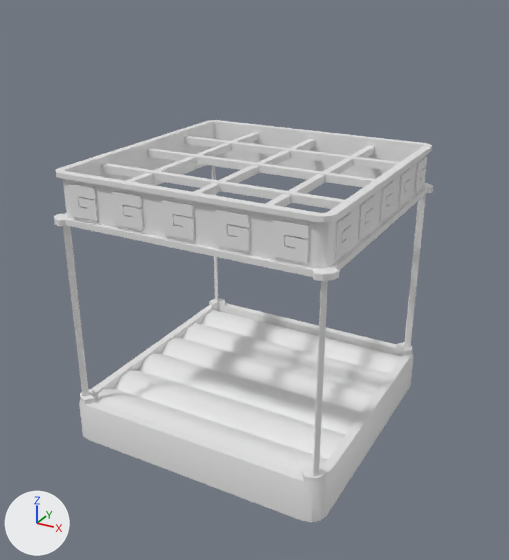
The Blender file Assets/RESOURCES/Models/granja.blend: old version first, new version second.
The view is the same before and after, from a 50 mm camera at (2.38, -4.34, 3.13) aimed at (0.04, -0.1, 1.0). The axes (+X, +Y, +Z) are drawn at lower left. The lights are the same throughout.
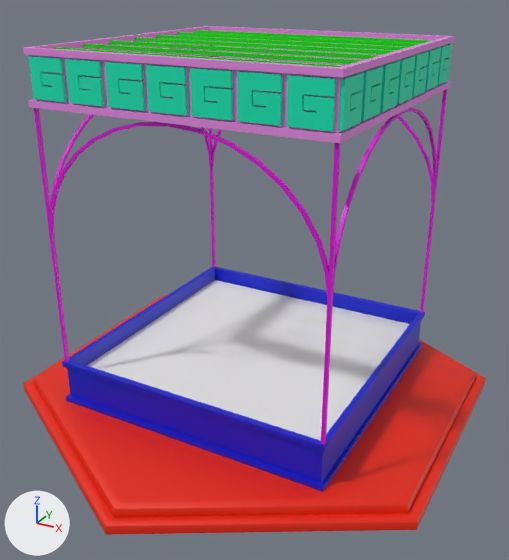
The change, as a diff of the scene's bpy script:
```diff
--- a/Assets/RESOURCES/Models/granja.blend.py
+++ b/Assets/RESOURCES/Models/granja.blend.py
@@ me_cube_002 @@
 # used by ob_cube_001; location = (0.0, 0.0, 1.553); scale = (1.0, 1.0, 0.0547)
-me_cube_002.from_pydata(...)  # 192 vertices, 192 faces; spans x -1.0..1.0, y -1.0..1.0, z -26.4..6.6
+me_cube_002.from_pydata(...)  # 32 vertices, 20 faces; spans x -1.0..1.0, y -1.0..1.0, z 0.5..2.3
+# me_cube_002 part 1: the whole mesh is rebuilt
+me_cube_002.materials.append(mat_tiles)  # pink #db00da
@@ me_plane_001 @@
+me_plane_001.from_pydata([(-1.0, -1.0, 0.36), (1.0, -1.0, 0.36), (-1.0, 1.0, 0.36), (1.0, 1.0, 0.36)], [], [(0, 1, 3, 2)])
+me_plane_001.materials.append(mat_sand)  # white #e7e7e7
@@ ob_cube @@
-ob_cube = bpy.data.objects.new('Cube', me_cube)
@@ ob_plane @@
-ob_plane = bpy.data.objects.new('Plane', me_plane)
@@ ob_cube_001 @@
 ob_cube_001 = bpy.data.objects.new('Cube.001', me_cube_002)
-ob_cube_001.location = (0.0, 0.0, 1.553)
-ob_cube_001.scale = (1.0, 1.0, 0.0547)
+ob_cube_001.location = (0.0, 0.0, 0.0)
@@ ob_cube_022 @@
-ob_cube_022 = bpy.data.objects.new('Cube.022', me_cube_012)
@@ ob_cube_002 @@
-ob_cube_002 = bpy.data.objects.new('Cube.002', me_cube_001)
@@ ob_arch @@
+ob_arch = bpy.data.objects.new('Arch', me_cylinder_025)  # 272 vertices, 260 faces; spans x -1.04..1.04, y -1.04..1.04, z 1.44..2.33; in mat_tiles (pink #db00da)
+ob_arch.location = (0.0, 0.0, 0.0)
@@ ob_roofdetails @@
+ob_roofdetails = bpy.data.objects.new('RoofDetails', me_cylinder_022)  # 56 vertices, 35 faces; spans x -1.02..1.02, y -0.83..0.82, z 2.65..2.68; in mat_fishbowl_001 (green #0be700)
+ob_roofdetails.location = (0.0, 0.0, 0.0)
@@ ob_icons @@
+ob_icons = bpy.data.objects.new('Icons', me_cube_005)  # 672 vertices, 364 faces; spans x -1.06..1.05, y -1.05..1.05, z 2.39..2.64; in mat_icons_001 (cyan #00e7b5)
+ob_icons.location = (0.0, 0.0, 0.0)
@@ ob_roof @@
+ob_roof = bpy.data.objects.new('Roof', me_cube_006)  # 32 vertices, 32 faces; spans x -1.06..1.06, y -1.06..1.06, z 2.33..2.69; in mat_base (pink #e78de6)
+ob_roof.location = (0.0, 0.0, 0.0)
@@ ob_terrain @@
+ob_terrain = bpy.data.objects.new('Terrain', me_plane_001)
+ob_terrain.location = (0.0, 0.0, 0.0)
@@ ob_hexagonbase @@
+ob_hexagonbase = bpy.data.objects.new('HexagonBase', me_cylinder_021)  # 60 vertices, 55 faces; spans x -1.63..1.63, y -1.89..1.89, z 0.0..0.14; in mat_base_001 (red #e72300)
+ob_hexagonbase.location = (0.0, 0.0, 0.0)
@@ ob_base @@
+ob_base = bpy.data.objects.new('Base', me_cube_004)  # 32 vertices, 30 faces; spans x -1.06..1.06, y -1.06..1.06, z 0.13..0.48; in mat_trident (blue #001acc)
+ob_base.location = (0.0, 0.0, 0.0)
```

Changed parts and their boxes [x1, y1, x2, y2] in the pictures (509 x 560 px):
'HexagonBase', added (red)
    after: [23, 293, 486, 535]
'Cube.001', reshaped, moved, rescaled (9% wider)
    before: [54, 120, 433, 476]
    after: [34, 89, 447, 445]
'Terrain', added
    after: [87, 280, 410, 441]
'Plane', deleted
    before: [94, 310, 401, 474]
'Base', added (blue)
    after: [62, 267, 425, 492]
'Icons', added
    after: [28, 44, 452, 131]
'Cube', deleted
    before: [79, 299, 413, 522]
'Roof', added (pink)
    after: [23, 26, 455, 143]
'Cube.022', deleted
    before: [102, 132, 400, 209]
'Cube.002', deleted
    before: [68, 157, 427, 263]
'RoofDetails', added (green)
    after: [54, 30, 433, 67]
'Arch', added (pink)
    after: [49, 108, 437, 302]
